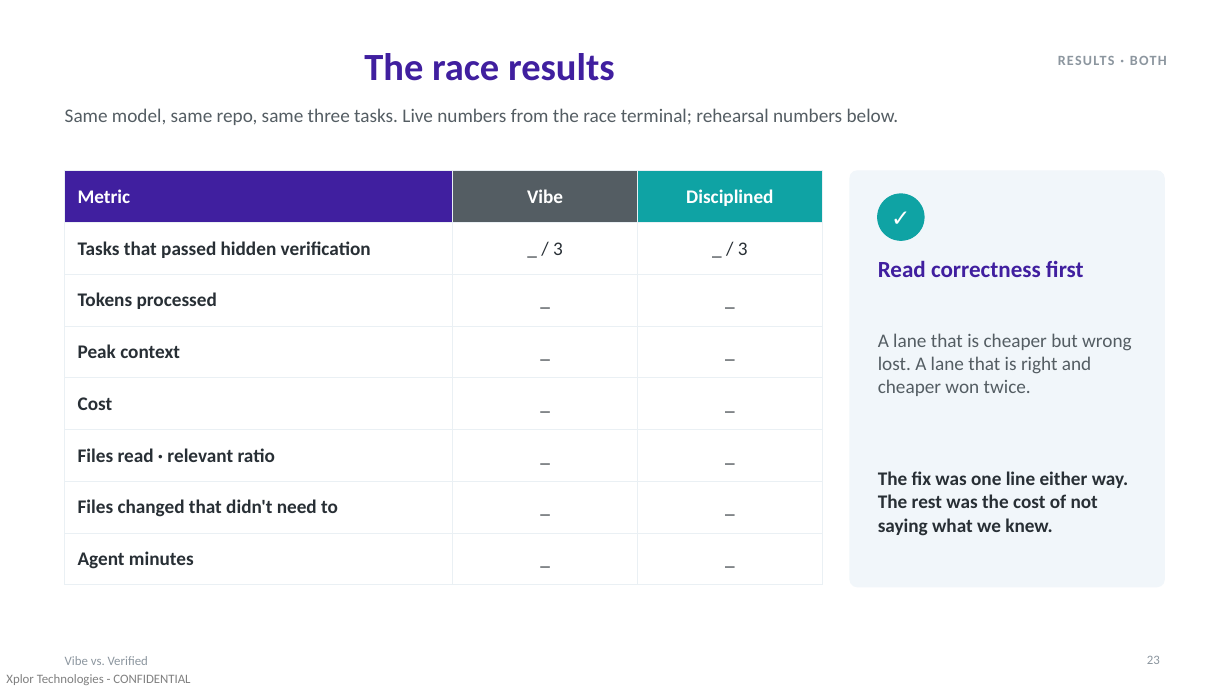
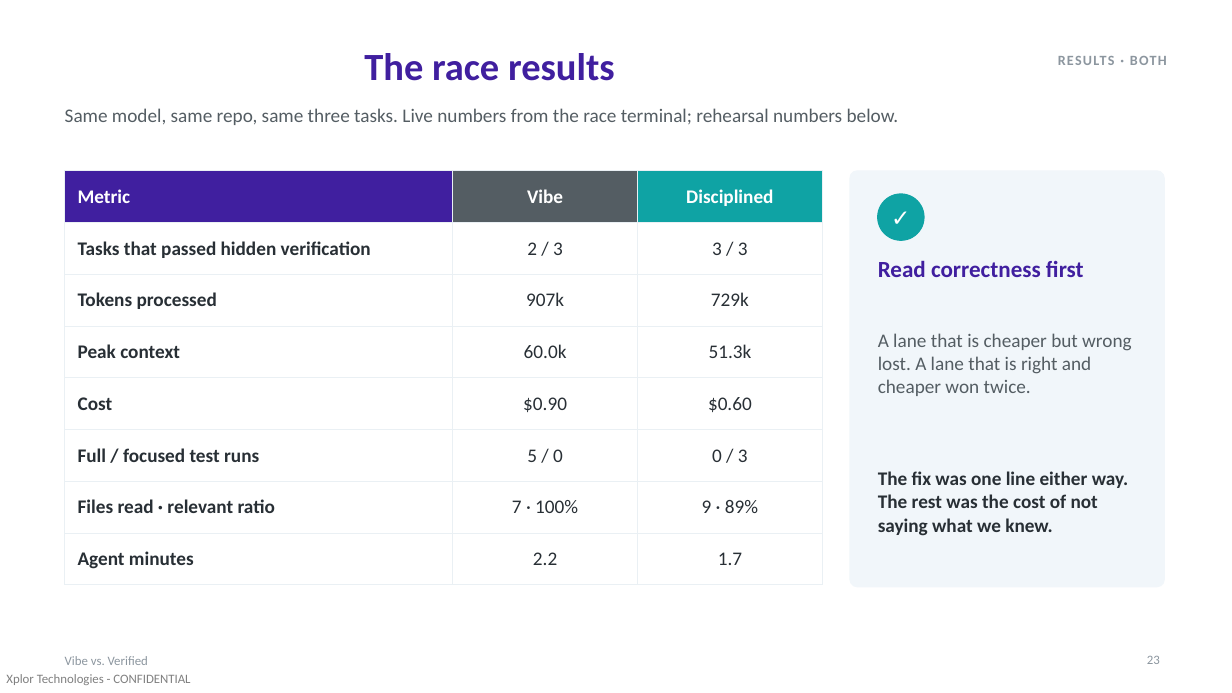
Before and after one commit to AdamMiddendorf/token-efficiency-demo, a slide deck: slide 23 of presentation/vibe-vs-verified.pptx. Drawn at 1232x693 pixels with LibreOffice and Linux fonts; fonts in the diff are those of the drawing. Boxes give left, top, right and bottom in pixels: in the first picture for what was removed or moved away, otherwise in the second. Text is boxed around its words. In the diff, an @@ line names an element or a change of style, - is before the commit and + after.

```diff
--- a/presentation/vibe-vs-verified.pptx
+++ b/presentation/vibe-vs-verified.pptx
@@ table at bbox=[65, 171, 823, 573] @@
-row 2, column 2: _ / 3
+row 2, column 2: 2 / 3
-row 2, column 3: _ / 3
+row 2, column 3: 3 / 3
-row 3, column 2: _
+row 3, column 2: 907k
-row 3, column 3: _
+row 3, column 3: 729k
-row 4, column 2: _
+row 4, column 2: 60.0k
-row 4, column 3: _
+row 4, column 3: 51.3k
-row 5, column 2: _
+row 5, column 2: $0.90
-row 5, column 3: _
+row 5, column 3: $0.60
-row 6: Files read · relevant ratio | _ | _
+row 6: Full / focused test runs | 5 / 0 | 0 / 3
-row 7: Files changed that didn't need to | _ | _
+row 7: Files read · relevant ratio | 7 · 100% | 9 · 89%
-row 8, column 2: _
+row 8, column 2: 2.2
-row 8, column 3: _
+row 8, column 3: 1.7
```
Also in this commit, not shown: 5 other files.
